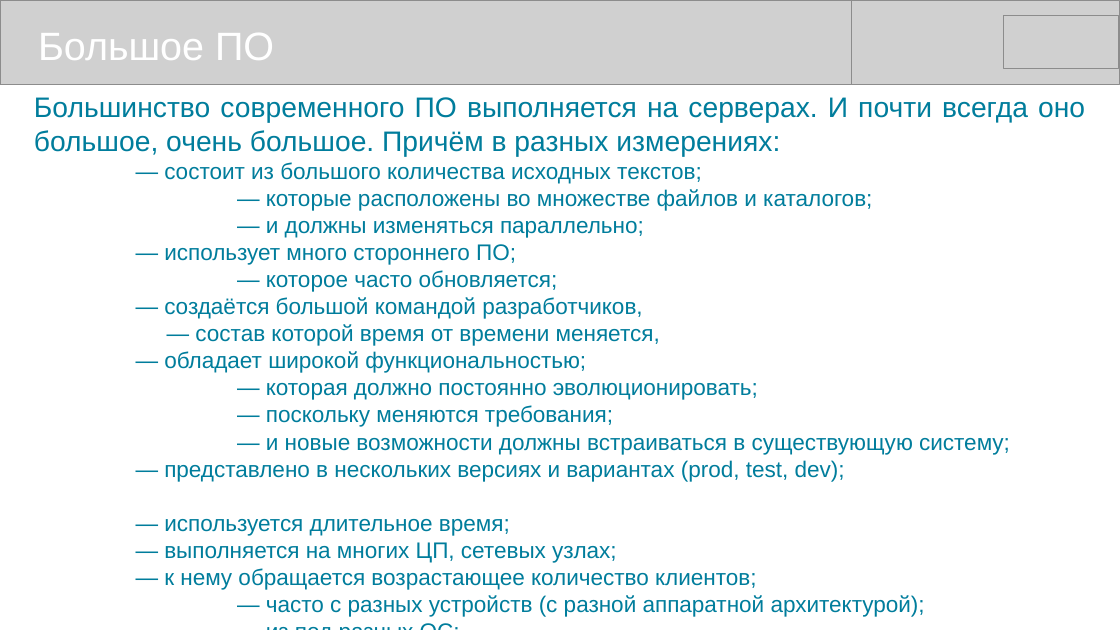
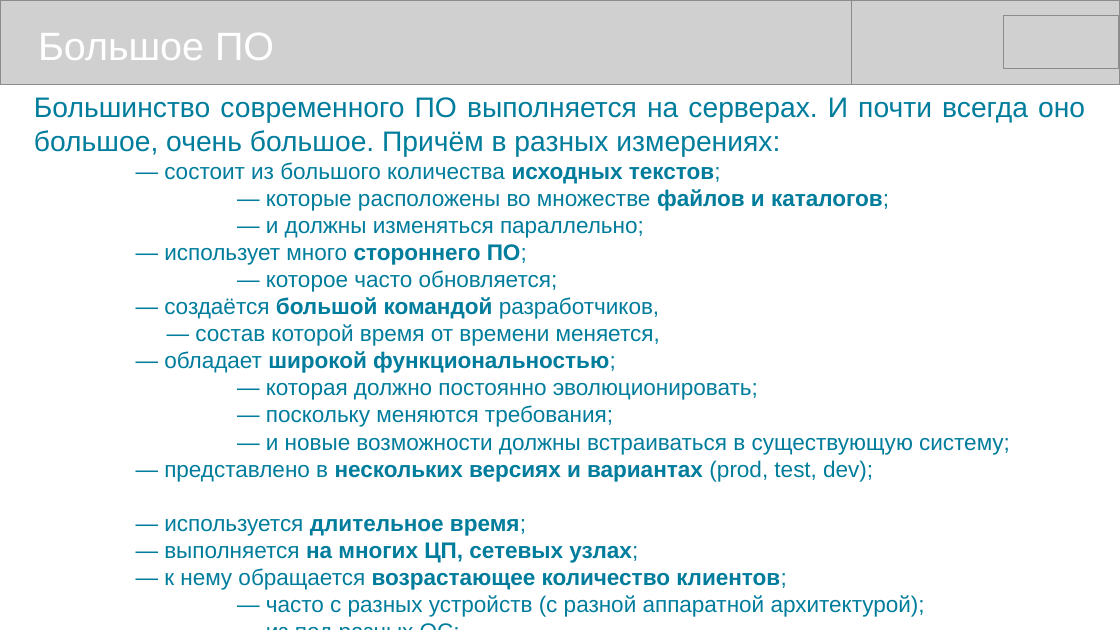
Before and after one commit to mike-shock/Go_language, a slide deck: slide 3 of view/Go_View.odp (slide 2 before the commit). Drawn at 1120x630 pixels with LibreOffice and Linux fonts; fonts in the diff are those of the drawing; grey boxes stand for pictures. Boxes give left, top, right and bottom in pixels: in the first picture for what was removed or moved away, otherwise in the second. Text is boxed around its words. In the diff, an @@ line names an element or a change of style, - is before the commit and + after.

```diff
--- a/view/Go_View.odp
+++ b/view/Go_View.odp
@@ text at <box>164,162,889,590</box>: bold on in "исходных текстов;", "файлов и каталогов;", "стороннего ПО;", "большой командой" and 5 more places @@
```
Also in this commit, not shown: 7 other slides changed, 2 other files.
